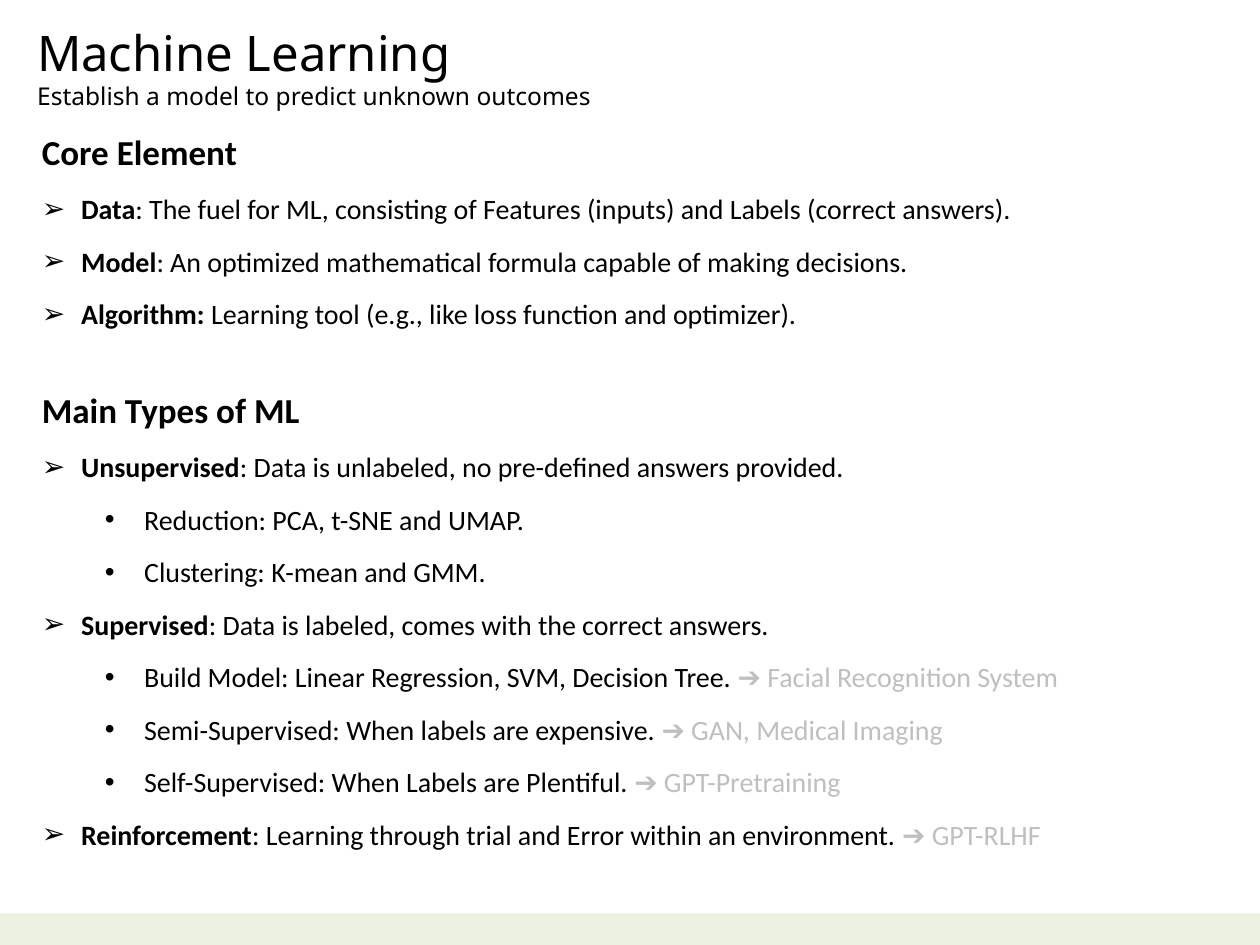
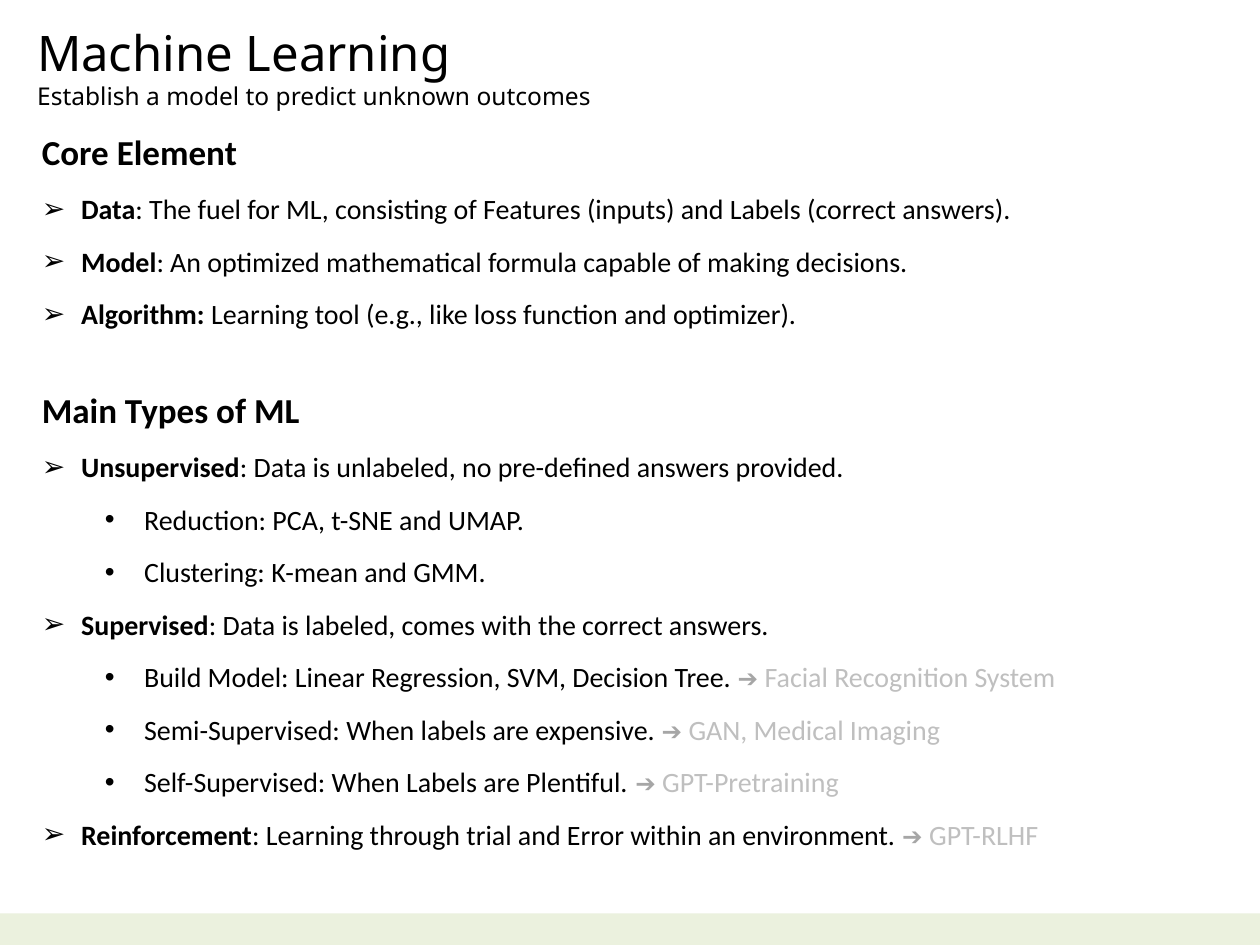
Before and after one commit to navibator/crazy-ai, a slide deck: slide 5 of ai.pptx. Drawn at 1260x945 pixels with LibreOffice and Linux fonts; fonts in the diff are those of the drawing. Boxes give left, top, right and bottom in pixels: in the first picture for what was removed or moved away, otherwise in the second. Text is boxed around its words. In the diff, an @@ line names an element or a change of style, - is before the commit and + after.

```diff
--- a/ai.pptx
+++ b/ai.pptx
@@ text at (x1=81, y1=667, x2=1056, y2=850): size 16 to 14 pt, font Calibri to Noto Sans, text colour #BFBFBF to #A6A6A6 in "➔", "➔", "➔", "➔" @@
```
Also in this commit, not shown: 4 other slides changed, 1 other file.
